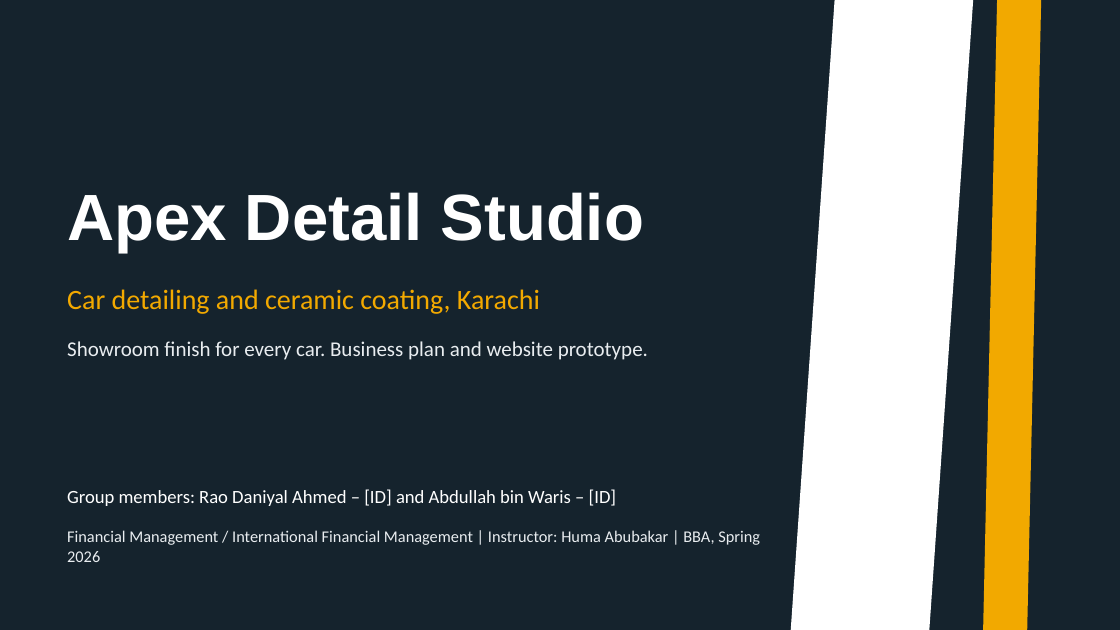
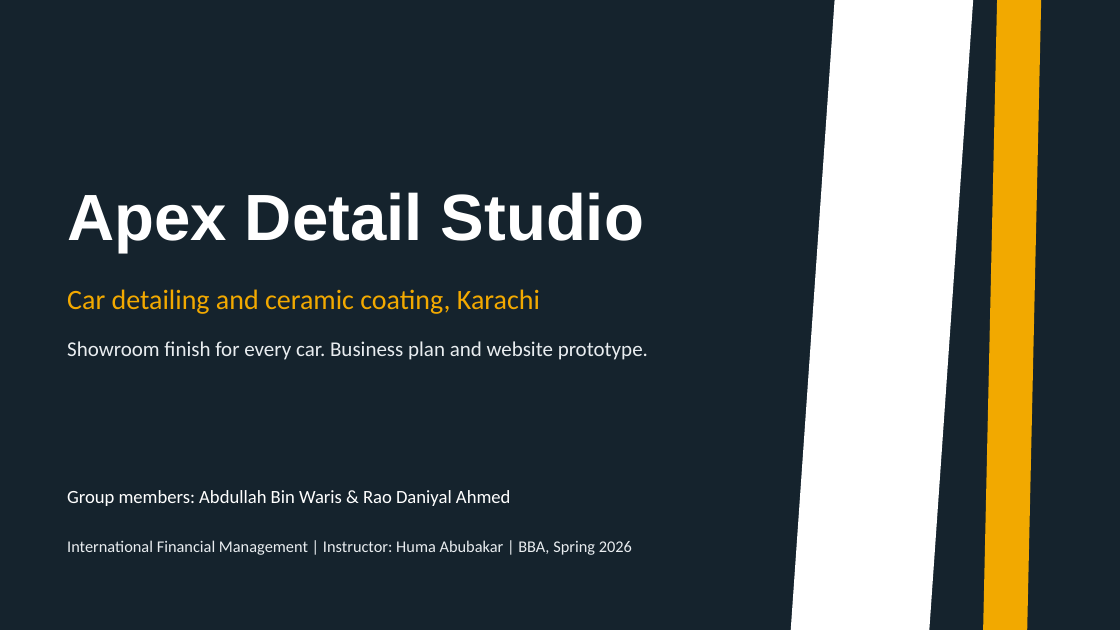
Before and after one commit to stdrao19946-code/apex-detail-studio, a slide deck: slide 1 of Apex_Detail_Studio_Plan.pptx. Drawn at 1120x630 pixels with LibreOffice and Linux fonts; fonts in the diff are those of the drawing. Boxes give left, top, right and bottom in pixels: in the first picture for what was removed or moved away, otherwise in the second. Text is boxed around its words. In the diff, an @@ line names an element or a change of style, - is before the commit and + after.

```diff
--- a/Apex_Detail_Studio_Plan.pptx
+++ b/Apex_Detail_Studio_Plan.pptx
@@ text at (67, 490, 510, 506): text changed @@
-Group members: Rao Daniyal Ahmed – [ID] and Abdullah bin Waris – [ID]
+Group members: Abdullah Bin Waris & Rao Daniyal Ahmed
@@ text at (67, 540, 632, 555): text changed @@
-Financial Management / International Financial Management | Instructor: Huma Abubakar | BBA, Spring 2026
+International Financial Management | Instructor: Huma Abubakar | BBA, Spring 2026
```
Also in this commit, not shown: 2 other slides changed, 2 other files.
